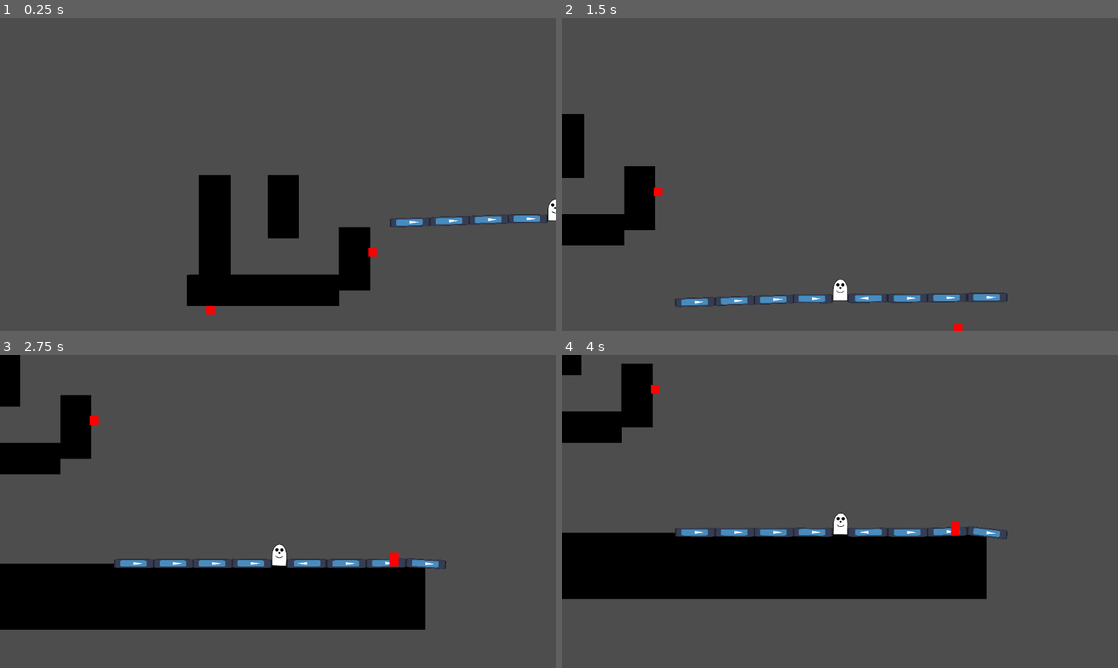
Above: before the commit, frames 1-4 (two rows, left to right).
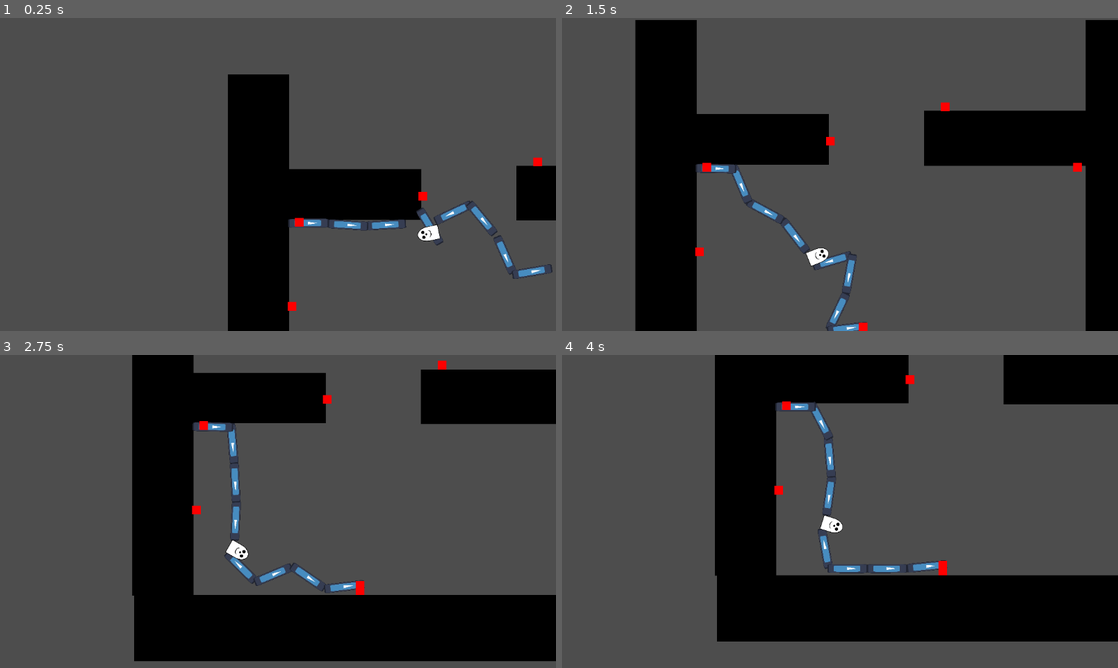
Above: after the commit, the same moments.

Repository: abelsaberhagen/leg-day
Game: Godot game, scene res://scenes/node_2d.tscn
The game is run twice, just before and just after one commit, with the same random seed, the same clock (stepped at 60 frames per second) and the same inputs. The engine's default icon, where the game draws it, is replaced by a stand-in: a white triangle on a blue panel in a dark square.
Inputs (mouse positions are in pixels of both pictures, inside the frame that each line leads up to):
- Up to frame 1 (0.25 s): no input
- Up to frame 2 (1.5 s): move the mouse to (1084, 246) at 0.52 s; tap R (revive) at 0.6, 1.35 s; click (1084, 246) at 0.67 s; move the mouse to (867, 249) at 1.27 s; click (867, 249) at 1.42 s
- Up to frame 3 (2.75 s): move the mouse to (350, 611) at 2.02 s; tap R (revive) at 2.1 s; click (350, 611) at 2.17 s
- Up to frame 4 (4 s): move the mouse to (945, 564) at 2.77 s; tap R (revive) at 2.85, 3.6 s; click (945, 564) at 2.92 s; move the mouse to (990, 539) at 3.52 s; click (990, 539) at 3.67 s

The runs differ from the first frame. In frame 1, 18% of the frame differs, in the area x 33-100%, y 18-100%; in frame 2, 30%; in frame 3, 39%; in frame 4, 40%, in the area x 0-100%, y 0-92%.

Commit message:
added lava

Diff:
--- a/scenes/node_2d.tscn
+++ b/scenes/node_2d.tscn
@@ -1,13 +1,10 @@
-[gd_scene load_steps=5 format=3 uid="uid://sd8wbrg3esqs"]
+[gd_scene load_steps=4 format=3 uid="uid://sd8wbrg3esqs"]
 
 [ext_resource type="Script" path="res://scenes/level.gd" id="1_3pif4"]
 [ext_resource type="PackedScene" uid="uid://fxoic5u7ywpn" path="res://scenes/hinge.tscn" id="2_g4yos"]
 
 [sub_resource type="RectangleShape2D" id="RectangleShape2D_eeygk"]
-size = Vector2(1246, 40)
-
-[sub_resource type="RectangleShape2D" id="RectangleShape2D_s7ms0"]
-size = Vector2(72, 146)
+size = Vector2(1161.57, 49.6079)
 
 [node name="level" type="Node2D"]
 script = ExtResource("1_3pif4")
@@ -22,71 +19,87 @@
 
 [node name="ColorRect" type="ColorRect" parent="floor"]
 offset_left = -543.0
-offset_top = -20.0
+offset_top = -20.0658
 offset_right = 627.0
-offset_bottom = 30.0
+offset_bottom = 29.9342
 color = Color(0, 0, 0, 1)
 
-[node name="wall2" type="StaticBody2D" parent="."]
-position = Vector2(158, -1)
+[node name="floor2" type="StaticBody2D" parent="."]
+position = Vector2(54, 70)
+scale = Vector2(0.12, 14.6)
 
-[node name="ColorRect" type="ColorRect" parent="wall2"]
-offset_right = 40.0
-offset_bottom = 40.0
-scale = Vector2(1.8, 3.65493)
-color = Color(0.00119745, 0.00119745, 0.00119745, 1)
+[node name="CollisionShape2D" type="CollisionShape2D" parent="floor2"]
+position = Vector2(44.8328, 5.07534)
+scale = Vector2(1, 1.21644)
+shape = SubResource("RectangleShape2D_eeygk")
 
-[node name="CollisionShape2D" type="CollisionShape2D" parent="wall2"]
-position = Vector2(36, 73)
-shape = SubResource("RectangleShape2D_s7ms0")
+[node name="ColorRect" type="ColorRect" parent="floor2"]
+offset_left = -543.0
+offset_top = -20.0658
+offset_right = 627.0
+offset_bottom = 29.9342
+color = Color(0, 0, 0, 1)
 
-[node name="wall2" type="StaticBody2D" parent="wall2"]
-position = Vector2(164, 120)
+[node name="floor3" type="StaticBody2D" parent="."]
+position = Vector2(1090, 70)
+scale = Vector2(0.12, 14.6)
 
-[node name="ColorRect" type="ColorRect" parent="wall2/wall2"]
-offset_right = 40.0
-offset_bottom = 40.0
-scale = Vector2(1.8, 3.65493)
-color = Color(0.00119745, 0.00119745, 0.00119745, 1)
+[node name="CollisionShape2D" type="CollisionShape2D" parent="floor3"]
+position = Vector2(25.0006, 4.93151)
+shape = SubResource("RectangleShape2D_eeygk")
 
-[node name="CollisionShape2D" type="CollisionShape2D" parent="wall2/wall2"]
-position = Vector2(36, 73)
-shape = SubResource("RectangleShape2D_s7ms0")
+[node name="ColorRect" type="ColorRect" parent="floor3"]
+offset_left = -543.0
+offset_top = -20.0658
+offset_right = 627.0
+offset_bottom = 29.9342
+color = Color(0, 0, 0, 1)
 
-[node name="wall2" type="StaticBody2D" parent="wall2/wall2"]
-position = Vector2(-350, 182)
-rotation = -1.57157
-scale = Vector2(1, 2.40034)
+[node name="floor5" type="StaticBody2D" parent="."]
+position = Vector2(217, 42)
+scale = Vector2(0.347078, 2.3297)
 
-[node name="ColorRect" type="ColorRect" parent="wall2/wall2/wall2"]
-offset_right = 40.0
-offset_bottom = 40.0
-scale = Vector2(1.8, 3.65493)
-color = Color(0.00119745, 0.00119745, 0.00119745, 1)
+[node name="CollisionShape2D" type="CollisionShape2D" parent="floor5"]
+position = Vector2(37.5894, 5.16271)
+shape = SubResource("RectangleShape2D_eeygk")
 
-[node name="CollisionShape2D" type="CollisionShape2D" parent="wall2/wall2/wall2"]
-position = Vector2(36, 73)
-shape = SubResource("RectangleShape2D_s7ms0")
+[node name="ColorRect" type="ColorRect" parent="floor5"]
+offset_left = -543.0
+offset_top = -20.0658
+offset_right = 627.0
+offset_bottom = 29.9342
+color = Color(0, 0, 0, 1)
 
-[node name="wall" type="StaticBody2D" parent="."]
-scale = Vector2(1.01043, 1.60909)
+[node name="floor4" type="StaticBody2D" parent="."]
+position = Vector2(979, 38)
+scale = Vector2(0.599992, 2.52)
 
-[node name="ColorRect" type="ColorRect" parent="wall"]
-offset_right = 40.0
-offset_bottom = 40.0
-scale = Vector2(1.8, 3.65493)
-color = Color(0.00119745, 0.00119745, 0.00119745, 1)
+[node name="CollisionShape2D" type="CollisionShape2D" parent="floor4"]
+position = Vector2(40.7759, 4.36508)
+shape = SubResource("RectangleShape2D_eeygk")
 
-[node name="CollisionShape2D" type="CollisionShape2D" parent="wall"]
-position = Vector2(36, 73)
-scale = Vector2(1, 1.02871)
-shape = SubResource("RectangleShape2D_s7ms0")
+[node name="ColorRect" type="ColorRect" parent="floor4"]
+offset_left = -543.0
+offset_top = -20.0658
+offset_right = 627.0
+offset_bottom = 29.9342
+color = Color(0, 0, 0, 1)
 
 [node name="hinge" parent="." instance=ExtResource("2_g4yos")]
+position = Vector2(438, 57)
+
+[node name="hinge5" parent="." instance=ExtResource("2_g4yos")]
+position = Vector2(1007, 117)
+
+[node name="hinge6" parent="." instance=ExtResource("2_g4yos")]
+position = Vector2(153, 117)
+
+[node name="hinge4" parent="." instance=ExtResource("2_g4yos")]
+position = Vector2(702, -22)
 
 [node name="hinge3" parent="." instance=ExtResource("2_g4yos")]
-position = Vector2(1091, 497)
+position = Vector2(513, 490)
 scale = Vector2(1.02097, 2.58917)
 
 [node name="hinge2" parent="." instance=ExtResource("2_g4yos")]
-position = Vector2(26, 310)
+position = Vector2(136, 311)
--- a/scripts/hinge.gd
+++ b/scripts/hinge.gd
@@ -23,9 +23,7 @@
 		return
 
 	if body.name.begins_with("legsegment8"):
-		print(body)
 		var joint = active_narm.get_node_or_null("PinJointFeet1")
-		print(joint)
 		if is_instance_valid(joint):
 			joint.global_position = global_position
 			joint.node_b = get_parent().get_path()
--- a/scripts/narm.gd
+++ b/scripts/narm.gd
@@ -6,7 +6,7 @@
 
 # Called when the node enters the scene tree for the first time.
 func _ready() -> void:
-	global_position = Vector2(820, 72)
+	global_position = Vector2(500, 72)
 
 
 # Called every frame. 'delta' is the elapsed time since the previous frame.
--- a/scripts/narmleg.gd
+++ b/scripts/narmleg.gd
@@ -31,6 +31,4 @@
 
 
 func _on_body_entered(body: Node) -> void:
-	print("body entered");
-	if body.collision_layer == 2:
-		print("hinge detected"); # Replace with function body.
+	print(body) # Replace with function body.
